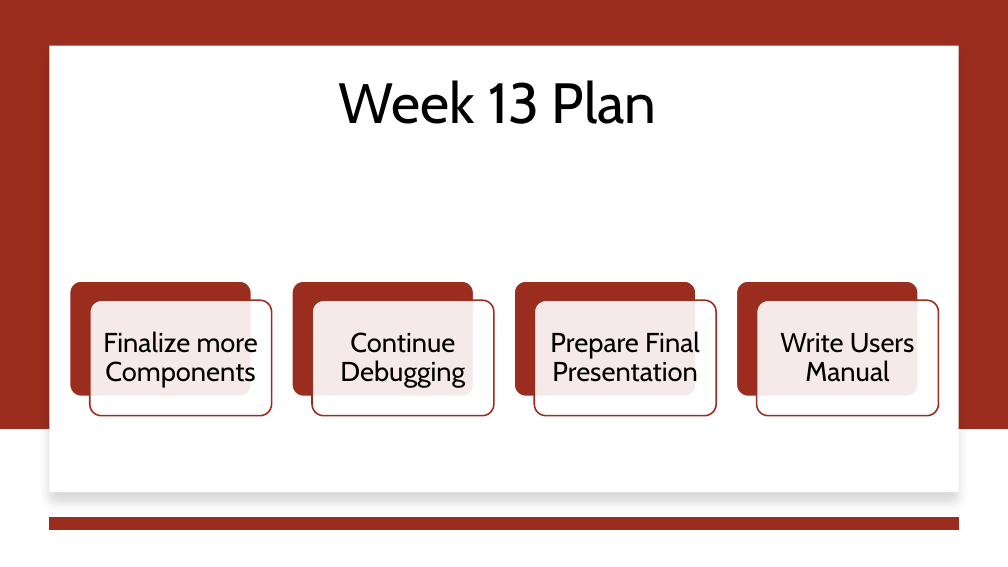
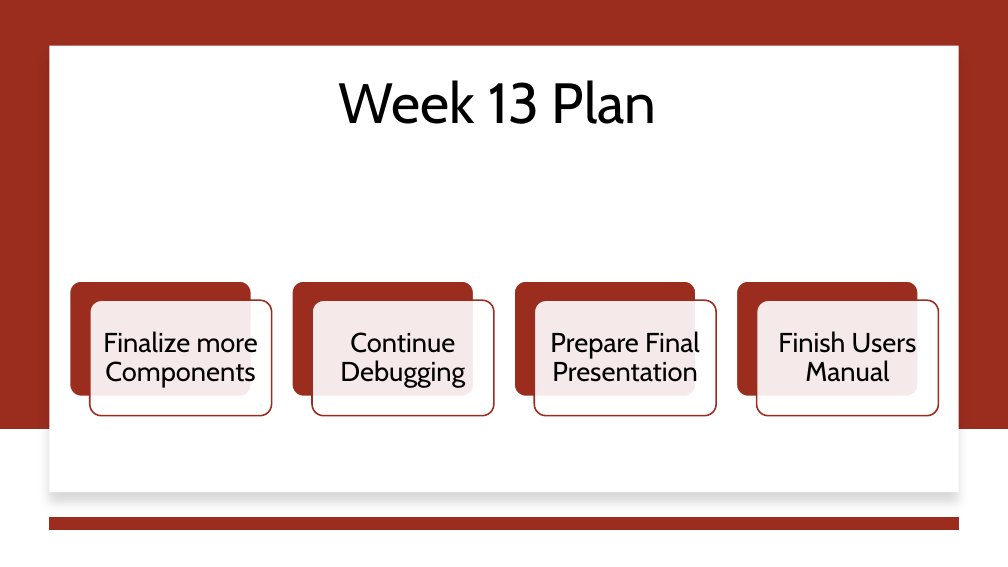
Before and after one commit to jjdeuce06/VulcanActivityTracker, a slide deck: slide 9 of Documentation/Weekly Report/week12/CMSC-4920-Week12-Group2.pptx. Drawn at 1008x567 pixels with LibreOffice and Linux fonts; fonts in the diff are those of the drawing. Boxes give left, top, right and bottom in pixels: in the first picture for what was removed or moved away, otherwise in the second. Text is boxed around its words. In the diff, an @@ line names an element or a change of style, - is before the commit and + after.

```diff
--- a/Documentation/Weekly Report/week12/CMSC-4920-Week12-Group2.pptx
+++ b/Documentation/Weekly Report/week12/CMSC-4920-Week12-Group2.pptx
@@ text at bbox=[778, 331, 917, 382]: text changed @@
-Write Users Manual
+Finish Users Manual
```
Also in this commit, not shown: 1 other file.
